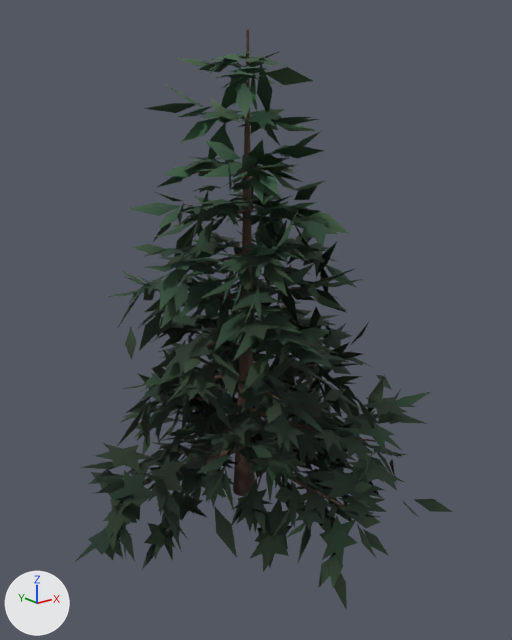
Renders of the glTF model public/ark/assets/v1/trees/spruce-a.lod0.glb from each side of a commit.
Before and after are seen from a camera (50 mm lens) standing at (-10.3, -13.38, 10.07) and looking at (-0.03, -0.54, 4.93). The lights are fixed; the arrows at lower left show +X, +Y and +Z. The older version comes first.
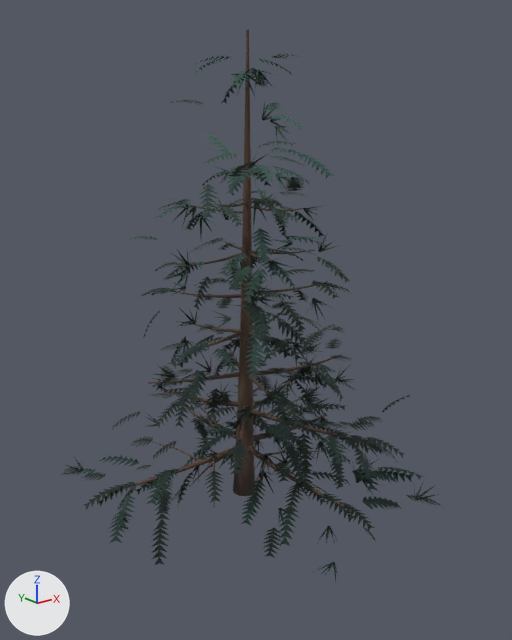
Pixel boxes (x1, y1, x2, y2) of what changed, in the pictures (512 x 640 px):
'Mesh_0', reshaped: before (75, 29, 452, 610); after (61, 29, 445, 581)
part 1 of me_mesh_0, rebuilt: before (266, 336, 304, 354); after (271, 337, 303, 361)
part 2 of me_mesh_0, deleted: before (75, 51, 452, 610)
part 3 of me_mesh_0, reshaped: before (104, 66, 401, 539); after (61, 54, 445, 581)

The change, as a list of edits to the scene's bpy script:
```text
Change me_mesh_0:
    used by ob_mesh_0; location = (0.0, 0.0, 0.0)
    remove me_mesh_0.from_pydata(...)  # 8261 vertices, 7499 faces; spans x -4.73..4.1, y -4.81..4.67, z -1.18..11.52
    add me_mesh_0.from_pydata(...)  # 10550 vertices, 7494 faces; spans x -4.52..3.94, y -5.13..4.7, z -0.7..11.52
    me_mesh_0 part 1: the loose piece of 13 vertices spanning x -0.15..0.53, y -1.96..-0.81, z 4.38..4.67 is rebuilt with 22 vertices and now spans x -0.1..0.41, y -1.92..-0.96, z 4.25..4.57
    me_mesh_0 part 2: 987 loose pieces with 6360 vertices, spanning x -4.73..4.09, y -4.81..4.67, z -1.18..11.09, are deleted
    me_mesh_0 part 3: 510 vertices removed from x -4.43..4.1, y -3.91..4.12, z -0.31..10.73; 9150 vertices added at x -4.52..3.94, y -5.13..4.7, z -0.7..11.0
```
